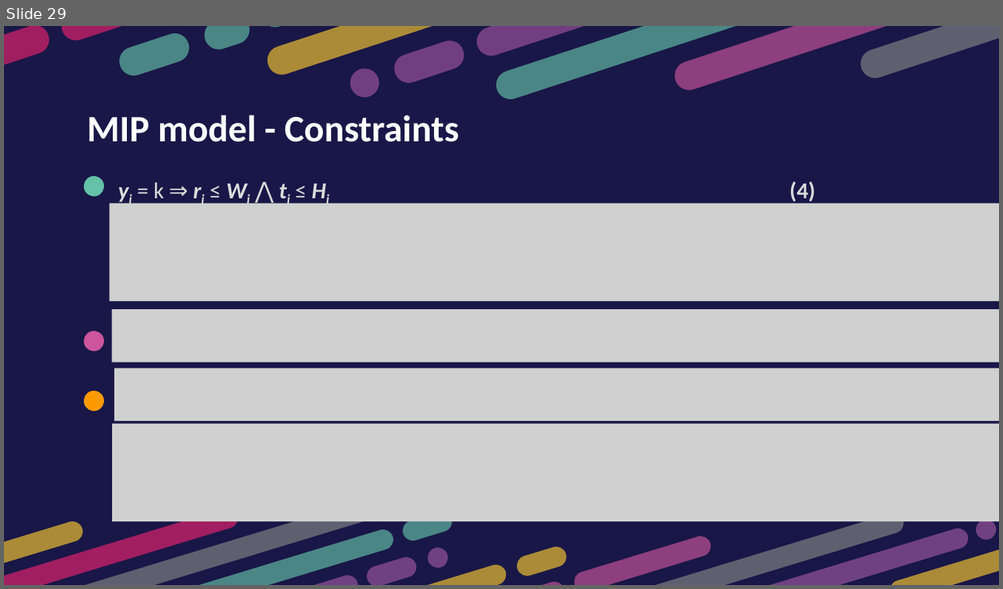
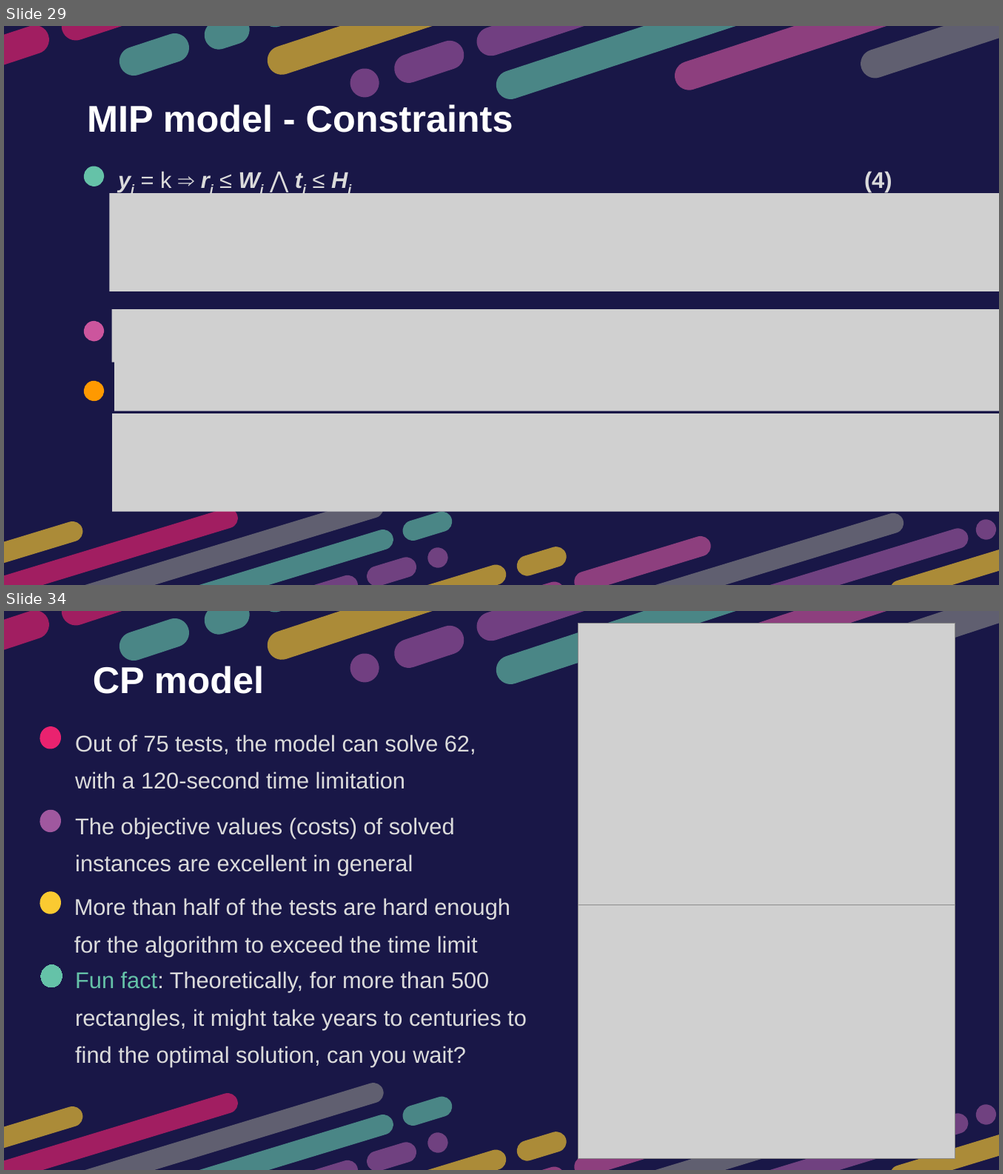
Before and after one commit to htnminh/optimization-project, a slide deck: presentation/General 2D Bin Packing Problem.pptx. Shown one above the other, each under a label of ours: slide 29 before the commit, slides 29 and 34 after it; the slides between them are not shown. The pictures are 1003x589 and 1003x1174 pixels, drawn with LibreOffice and Linux fonts; fonts in the diff are those of the drawing; grey boxes stand for pictures. Boxes give left, top, right and bottom in pixels: in the first picture for what was removed or moved away, otherwise in the second. Text is boxed around its words. In the diff, an @@ line names an element or a change of style, - is before the commit and + after.

Commit message:
fix the figures and the slide

```diff
--- a/presentation/General 2D Bin Packing Problem.pptx
+++ b/presentation/General 2D Bin Packing Problem.pptx
@@ slide 34 added at <box>4,611,999,1170</box>, background #191747 @@
@@ group added at <box>4,611,999,777</box>: 15 freeform shapes @@
@@ picture added at <box>578,623,955,906</box> @@
@@ text added at <box>93,666,264,694</box>, 36 pt, text #FFFFFF, bold @@
+CP model
@@ freeform shape added at <box>37,723,64,753</box>, fill #EA226F @@
@@ text added at <box>75,735,476,789</box>, 22 pt, text #DBDBDB @@
+Out of 75 tests, the model can solve 62, with a 120-second time limitation
@@ freeform shape added at <box>37,806,64,836</box>, fill #A0589F @@
@@ text added at <box>75,817,455,876</box>, 22 pt, text #DBDBDB @@
+The objective values (costs) of solved instances are excellent in general
@@ freeform shape added at <box>37,889,64,918</box>, fill #FACA31 @@
@@ text added at <box>74,898,510,957</box>, 22 pt, text #DBDBDB @@
+More than half of the tests are hard enough for the algorithm to exceed the time limit
@@ picture added at <box>578,877,955,1160</box> @@
@@ freeform shape added at <box>37,961,65,991</box>, fill #65C2A8, outline #65C2A8 0.75 pt @@
@@ text added at <box>75,971,526,1068</box>, 22 pt, text #DBDBDB @@
+Fun fact: Theoretically, for more than 500 rectangles, it might take years to centuries to find the optimal solution, can you wait?
@@ group added at <box>4,1014,999,1170</box>: 20 freeform shapes @@
@@ slide 29 changed as well @@
@@ text "MIP model - Constraints" at <box>87,104,513,133</box>: font Calibri to Arial @@
@@ text "yi = k ⇒ ri ..." at <box>160,171,892,192</box>: font Calibri to Arial @@
@@ 3 freeform shapes, 3 pictures, 2 texts: place and size @@
-3 freeform shapes, 3 pictures, 2 texts at <box>81,115,999,522</box>
+3 freeform shapes, 3 pictures, 2 texts at <box>81,104,999,512</box>
```
Also in this commit, not shown: 13 other slides changed, 4 other slides added, 19 other files.
